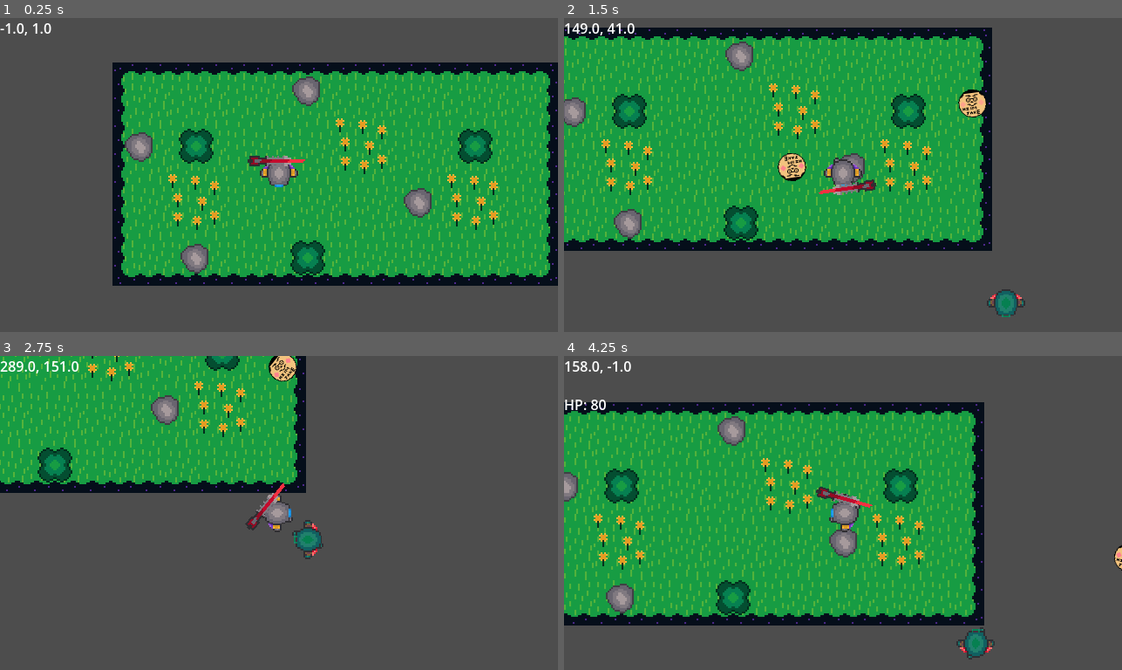
Above: before the commit, frames 1-4 (two rows, left to right).
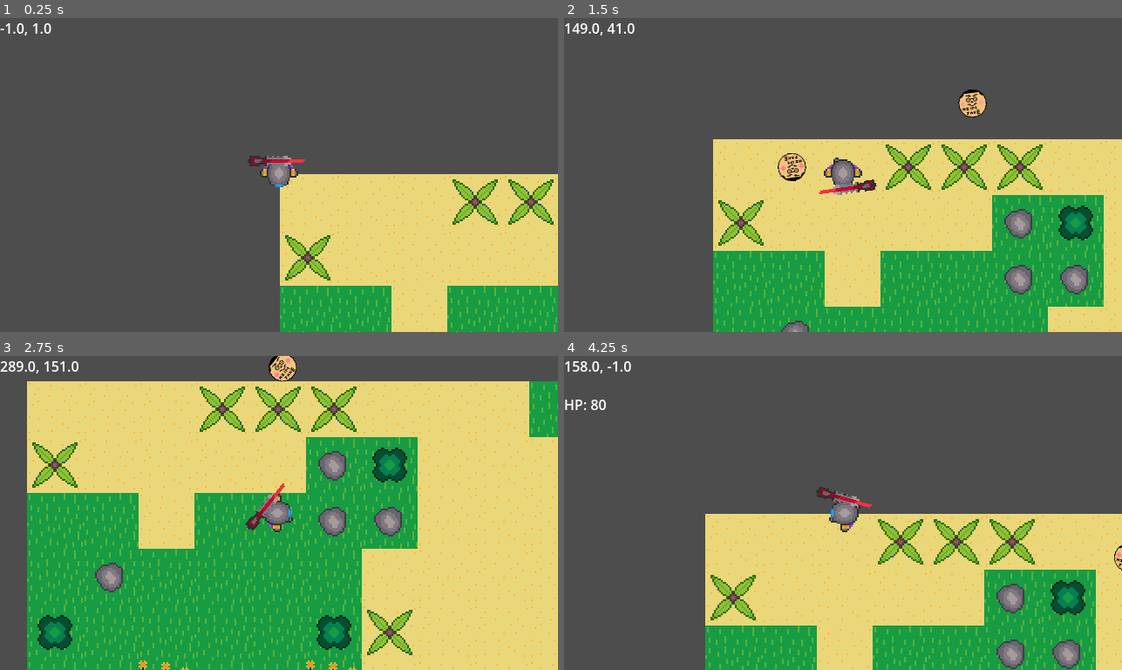
Above: after the commit, the same moments.

Repository: coder1015/real-roguelite
Game: Godot game, scene res://Scenes/Main.tscn
Two runs of this game, one before a commit and one after it. Both use one fixed random seed, a clock stepped at 60 frames per second and the inputs below.
Inputs (mouse positions are in pixels of both pictures, inside the frame that each line leads up to):
- Up to frame 1 (0.25 s): no input
- Up to frame 2 (1.5 s): tap Enter at 0.5 s; move the mouse to (965, 159) at 0.52 s; hold D (move_right) 0.53-1.28 s; click (965, 159) at 0.6 s; move the mouse to (731, 190) at 1.27 s; hold S (move_down) from 1.28 s (still down); click (731, 190) at 1.35 s
- Up to frame 3 (2.75 s): move the mouse to (334, 443) at 2.02 s; release S (move_down) at 2.03 s; hold D (move_right) from 2.03 s (still down); click (334, 443) at 2.1 s
- Up to frame 4 (4.25 s): move the mouse to (815, 575) at 2.77 s; release D (move_right) at 2.78 s; hold W (move_up) 2.78-3.53 s; click (815, 575) at 2.85 s; move the mouse to (1010, 560) at 3.52 s; hold A (move_left) from 3.53 s (still down); click (1010, 560) at 3.6 s

The runs differ from the first frame. In frame 1, 63% of the frame differs, in the area x 20-100%, y 14-100%; in frame 2, 80%; in frame 3, 92%, in the area x 0-100%, y 0-100%; in frame 4, 72%.

Commit message:
world gen

Diff:
--- a/real-roguelike-godot-name/Scenes/world.tscn
+++ b/real-roguelike-godot-name/Scenes/world.tscn
@@ -1,51 +1,70 @@
 [gd_scene format=4 uid="uid://fnaeqtcw6krn"]
 
-[ext_resource type="Texture2D" uid="uid://b101ru63svkq3" path="res://Assets/art/Grass biome/Grass biome assets.png" id="1_a02cp"]
+[ext_resource type="Texture2D" uid="uid://da02ai0txoyf8" path="res://Assets/art/Grass biome/Biome assets.png" id="2_go701"]
+[ext_resource type="Script" uid="uid://d1eph1rocbaj" path="res://Scenes/world_generator.gd" id="3_5a7ea"]
 
-[sub_resource type="TileSetAtlasSource" id="TileSetAtlasSource_a02cp"]
-texture = ExtResource("1_a02cp")
+[sub_resource type="TileSetAtlasSource" id="TileSetAtlasSource_go701"]
+texture = ExtResource("2_go701")
 texture_region_size = Vector2i(64, 64)
 0:0/0 = 0
 1:0/0 = 0
 2:0/0 = 0
+3:0/0 = 0
 0:1/0 = 0
 1:1/0 = 0
 2:1/0 = 0
+3:1/0 = 0
 0:2/0 = 0
+1:2/0 = 0
+2:2/0 = 0
+3:2/0 = 0
+0:3/0 = 0
 
 [sub_resource type="TileSet" id="TileSet_go701"]
 tile_size = Vector2i(64, 64)
-sources/0 = SubResource("TileSetAtlasSource_a02cp")
+sources/2 = SubResource("TileSetAtlasSource_go701")
 
-[sub_resource type="TileSetAtlasSource" id="TileSetAtlasSource_go701"]
-texture = ExtResource("1_a02cp")
+[sub_resource type="TileSetAtlasSource" id="TileSetAtlasSource_5a7ea"]
+texture = ExtResource("2_go701")
 texture_region_size = Vector2i(64, 64)
 0:0/0 = 0
 1:0/0 = 0
 2:0/0 = 0
+3:0/0 = 0
 0:1/0 = 0
 1:1/0 = 0
 2:1/0 = 0
+3:1/0 = 0
 0:2/0 = 0
+1:2/0 = 0
+2:2/0 = 0
+3:2/0 = 0
+0:3/0 = 0
 
 [sub_resource type="TileSet" id="TileSet_5a7ea"]
 tile_size = Vector2i(64, 64)
-sources/0 = SubResource("TileSetAtlasSource_go701")
+sources/2 = SubResource("TileSetAtlasSource_5a7ea")
 
 [sub_resource type="TileSetAtlasSource" id="TileSetAtlasSource_8j60k"]
-texture = ExtResource("1_a02cp")
+texture = ExtResource("2_go701")
 texture_region_size = Vector2i(64, 64)
 0:0/0 = 0
 1:0/0 = 0
 2:0/0 = 0
+3:0/0 = 0
 0:1/0 = 0
 1:1/0 = 0
 2:1/0 = 0
+3:1/0 = 0
 0:2/0 = 0
+1:2/0 = 0
+2:2/0 = 0
+3:2/0 = 0
+0:3/0 = 0
 
 [sub_resource type="TileSet" id="TileSet_fo5ed"]
 tile_size = Vector2i(64, 64)
-sources/1 = SubResource("TileSetAtlasSource_8j60k")
+sources/2 = SubResource("TileSetAtlasSource_8j60k")
 
 [node name="World" type="Node2D" unique_id=94664925]
 
@@ -60,3 +79,6 @@
 [node name="Obstacles" type="TileMapLayer" parent="." unique_id=1392002351]
 tile_map_data = PackedByteArray("AAD+////AQABAAEAAAAAAAEAAQABAAEAAAADAP//AQABAAEAAAACAAAAAQACAAEAAAAAAP7/AQACAAEAAAD+/wEAAQACAAEAAAD9////AQACAAEAAAA=")
 tile_set = SubResource("TileSet_fo5ed")
+
+[node name="WorldGenerator" type="Node" parent="." unique_id=637384158]
+script = ExtResource("3_5a7ea")
--- /dev/null
+++ b/real-roguelike-godot-name/Scenes/world_generator.gd
@@ -0,0 +1,106 @@
+extends Node
+
+# Layers
+@onready var ground_layer = $"../Ground"
+@onready var decorations_layer = $"../Decorations"
+@onready var obstacles_layer = $"../Obstacles"
+
+# World settings
+const WORLD_WIDTH = 100
+const WORLD_HEIGHT = 100
+const TILE_SIZE = 32
+
+# Noise
+var elevation_noise = FastNoiseLite.new()
+var moisture_noise = FastNoiseLite.new()
+
+# Tile Atlas Corrdinates
+const TILE_GRASS = Vector2i(0, 0)
+const TILE_SAND = Vector2i(3, 1)
+const TILE_SNOW = Vector2i(2, 2)
+
+# Decoration Tiles
+const DECO_FLOWER = Vector2i(2, 1)
+const DECO_VOID1 = Vector2i(1, 0)
+const DECO_VOID2 = Vector2i(2, 0)
+const DECO_VOID3 = Vector2i(3, 0)
+
+# Obstacle Tiles
+const OBST_TREE = Vector2i(0, 1)
+const OBST_ROCK = Vector2i(1, 1)
+const OBST_PALM = Vector2i(1, 2)
+const OBST_ICE = Vector2i(0, 3)
+
+const SOURCE_ID = 2
+
+
+# Called when the node enters the scene tree for the first time.
+func _ready() -> void:
+	setup_noise()
+	generate_ground()
+	place_decorations()
+	place_obstacles()
+
+
+func setup_noise():
+	elevation_noise.seed = randi()
+	elevation_noise.noise_type = FastNoiseLite.TYPE_SIMPLEX_SMOOTH
+	elevation_noise.frequency = 0.05
+
+	# Moisture uses a different seed so it's independent from elevation
+	moisture_noise.seed = elevation_noise.seed + 1
+	moisture_noise.noise_type = FastNoiseLite.TYPE_SIMPLEX_SMOOTH
+	moisture_noise.frequency = 0.05
+
+
+func generate_ground():
+	for x in WORLD_WIDTH:
+		for y in WORLD_HEIGHT:
+			var e = elevation_noise.get_noise_2d(x, y)
+			var m = moisture_noise.get_noise_2d(x, y)
+			var tile = get_ground_tile(e, m)
+			ground_layer.set_cell(Vector2i(x, y), SOURCE_ID, tile)
+
+
+func get_ground_tile(e: float, m: float) -> Vector2i:
+	# e = elevation (-1 to 1), m = moisture (-1 to 1)
+	if e < -0.33:
+		return TILE_SNOW
+	elif e < 0.33:
+		return TILE_SAND
+	else:
+		return TILE_GRASS
+
+func place_decorations():
+	for x in WORLD_WIDTH:
+		for y in WORLD_HEIGHT:
+			var e = elevation_noise.get_noise_2d(x, y)
+			if e >= 0.33:
+				var roll = randf()
+				if roll < 0.05:
+					decorations_layer.set_cell(Vector2i(x, y), SOURCE_ID, DECO_FLOWER)
+
+
+func place_obstacles():
+	for x in WORLD_WIDTH:
+		for y in WORLD_HEIGHT:
+			var e = elevation_noise.get_noise_2d(x, y)
+			var m = moisture_noise.get_noise_2d(x, y)
+
+			if e < -0.33:
+				var roll = randf()
+				# Snow biome gets ice
+				if roll < 0.1:
+					obstacles_layer.set_cell(Vector2i(x, y), SOURCE_ID, OBST_ICE)
+			elif e < 0.33:
+				var roll = randf()
+				# Sand biome gets palm trees
+				if roll < 0.15:
+					obstacles_layer.set_cell(Vector2i(x, y), SOURCE_ID, OBST_PALM)
+			else:
+				var roll = randf()
+				# Grass biome gets rocks and trees
+				if roll < 0.1:
+					obstacles_layer.set_cell(Vector2i(x, y), SOURCE_ID, OBST_ROCK)
+				elif roll < 0.2:
+					obstacles_layer.set_cell(Vector2i(x, y), SOURCE_ID, OBST_TREE)
Binary file added: real-roguelike-godot-name/Assets/art/Grass biome/Biome assets.png
Not shown, added: real-roguelike-godot-name/Assets/art/Grass biome/Biome assets.png.import
Not shown, added: real-roguelike-godot-name/Scenes/world_generator.gd.uid
